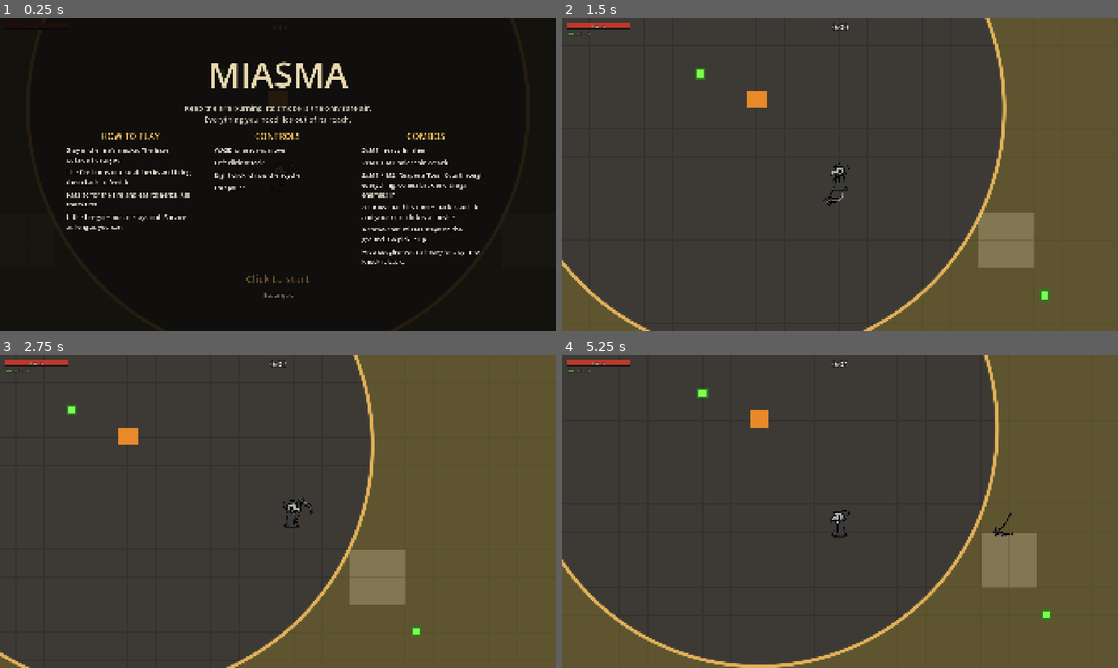
Above: before the commit, frames 1-4 (two rows, left to right).
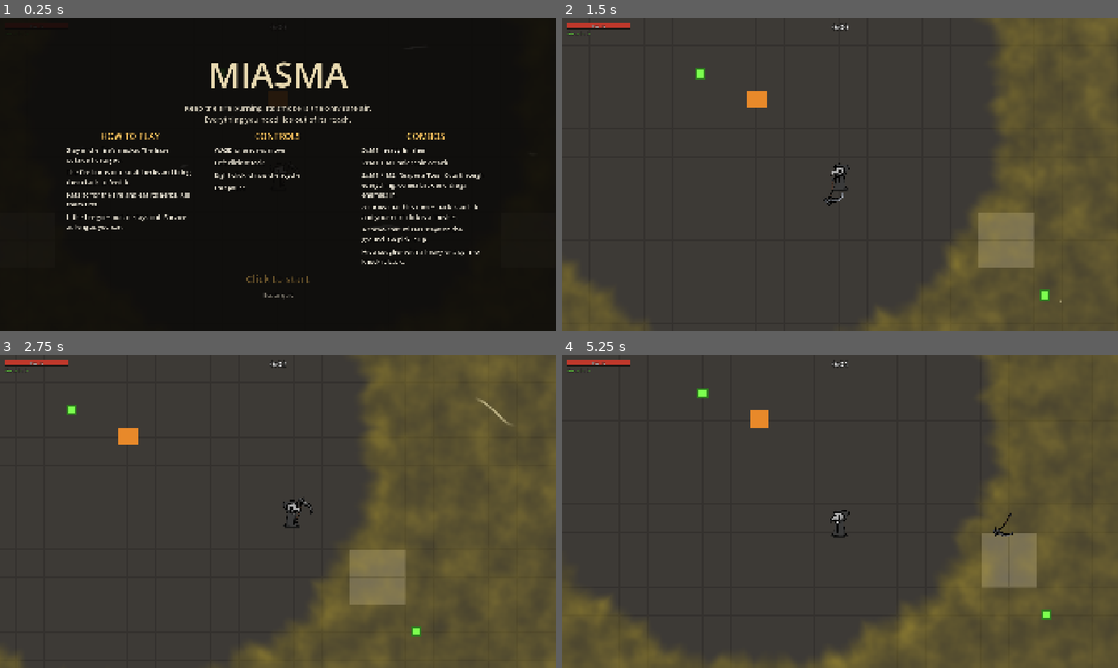
Above: after the commit, the same moments.

Repository: DeItaxd/Miasma
Game: Godot game, scene res://scenes/main.tscn
The game is run twice, just before and just after one commit, with the same random seed, the same clock (stepped at 60 frames per second) and the same inputs.
Inputs (mouse positions are in pixels of both pictures, inside the frame that each line leads up to):
- Up to frame 1 (0.25 s): no input
- Up to frame 2 (1.5 s): tap A (move_left) at 0.5 s; move the mouse to (962, 158) at 0.52 s; press the mouse at (962, 158) at 0.53 s; hold D (move_right) 0.53-1.25 s; release the mouse at (962, 158) at 1.25 s; drag from (728, 190) to (1056, 296) at 1.27 s
- Up to frame 3 (2.75 s): move the mouse to (333, 442) at 2.02 s; hold D (move_right) from 2.03 s (still down); tap Q at 2.1 s
- Up to frame 4 (5.25 s): release D (move_right) at 2.75 s; drag from (812, 574) to (634, 411) at 2.77 s; move the mouse to (1006, 558) at 3.52 s; hold A (move_left) 3.53-4.25 s; right-click (1006, 558) at 3.6 s; drag from (673, 464) to (756, 433) at 4.27 s; move the mouse to (867, 511) at 5.02 s; press the mouse at (867, 511) at 5.03 s; hold S (move_down) from 5.03 s (still down)

The runs differ from the first frame. In frame 2, 1.4% of the frame differs, in the area x 0-90%, y 0-100%; in frame 3, 1.2%; in frame 4, 2.2%, in the area x 0-79%, y 0-100%.

Commit message:
stuff

Diff:
--- a/scripts/brazier.gd
+++ b/scripts/brazier.gd
@@ -9,6 +9,10 @@
 @export var max_radius := 288.0
 @export var miasma_damage := 1
 @export var miasma_tick := 1.0
+
+@export_group("Haze Edge")
+@export var jag_amount := 16.0
+@export var jag_speed := 1.0
 
 @export_group("Fuel")
 @export var max_fuel := 100.0
@@ -22,6 +26,7 @@
 var is_out := false
 var zone_material: ShaderMaterial
 var tick_timer := 0.0
+var haze_time := 0.0
 var player: Node2D
 
 @onready var overlay: ColorRect = $MiasmaOverlay
@@ -33,12 +38,25 @@
 	zone_material = ShaderMaterial.new()
 	zone_material.shader = ZoneShader
 	zone_material.set_shader_parameter("center", global_position)
+	zone_material.set_shader_parameter("jag", jag_amount)
+	var noise := FastNoiseLite.new()
+	noise.noise_type = FastNoiseLite.TYPE_SIMPLEX_SMOOTH
+	noise.frequency = 0.02
+	noise.fractal_octaves = 3
+	var fog := NoiseTexture2D.new()
+	fog.width = 256
+	fog.height = 256
+	fog.seamless = true
+	fog.noise = noise
+	zone_material.set_shader_parameter("fog_noise", fog)
 	overlay.material = zone_material
 	player = get_tree().get_first_node_in_group("player")
 	update_radius()
 
 
 func _physics_process(delta: float) -> void:
+	haze_time += delta * jag_speed
+	zone_material.set_shader_parameter("time", haze_time)
 	if not is_out:
 		fuel = maxf(fuel - burn_rate * delta, 0.0)
 		update_radius()
@@ -57,7 +75,18 @@
 
 
 func is_inside(point: Vector2) -> bool:
-	return point.distance_to(global_position) <= radius
+	return point.distance_to(global_position) <= edge_radius(point)
+
+
+func edge_radius(point: Vector2) -> float:
+	var amount := minf(jag_amount, radius * 0.25)
+	var u := (point - global_position).angle() / TAU
+	var wave := 0.45 * tri(u * 11.0 + haze_time * 0.04) + 0.35 * tri(u * 31.0 - haze_time * 0.07) + 0.2 * tri(u * 67.0 + haze_time * 0.11)
+	return radius + amount * wave
+
+
+func tri(x: float) -> float:
+	return 1.0 - 4.0 * absf(fposmod(x, 1.0) - 0.5)
 
 
 func add_fuel(amount: float) -> void:
--- a/shaders/miasma_zone.gdshader
+++ b/shaders/miasma_zone.gdshader
@@ -2,10 +2,27 @@
 
 uniform vec2 center = vec2(0.0);
 uniform float radius = 288.0;
-uniform float edge = 4.0;
+uniform float time = 0.0;
+uniform float jag = 16.0;
+uniform float blend = 16.0;
+uniform float pixel_size = 1.0;
 uniform vec4 tint : source_color = vec4(0.55, 0.48, 0.16, 0.42);
-uniform vec4 ring_color : source_color = vec4(1.0, 0.78, 0.38, 0.85);
-uniform float ring_width = 3.0;
+uniform sampler2D fog_noise : repeat_enable, filter_linear;
+uniform float fog_size = 420.0;
+uniform float fog_strength = 0.8;
+uniform float edge_glow = 0.6;
+uniform float edge_falloff = 18.0;
+uniform float wind_angle = 0.3;
+uniform float wind_sway = 0.35;
+uniform float wind_speed = 40.0;
+uniform vec4 line_color : source_color = vec4(1.0, 1.0, 1.0, 0.55);
+uniform float line_speed = 140.0;
+uniform float line_width = 2.0;
+uniform float line_spacing = 70.0;
+uniform float line_cell = 600.0;
+uniform float line_density = 0.6;
+uniform float line_wiggle = 7.0;
+uniform float line_wavelength = 90.0;
 
 varying vec2 world_pos;
 
@@ -13,9 +30,74 @@
 	world_pos = (MODEL_MATRIX * vec4(VERTEX, 0.0, 1.0)).xy;
 }
 
+float tri(float x) {
+	return 1.0 - 4.0 * abs(fract(x) - 0.5);
+}
+
+float jag_wave(float angle) {
+	float u = angle / TAU;
+	return 0.45 * tri(u * 11.0 + time * 0.04) + 0.35 * tri(u * 31.0 - time * 0.07) + 0.2 * tri(u * 67.0 + time * 0.11);
+}
+
+float hash(vec2 p) {
+	return fract(sin(dot(p, vec2(127.1, 311.7))) * 43758.5453);
+}
+
+float wind_line(vec2 p, vec2 wind, vec2 side) {
+	float along = dot(p, wind) - time * line_speed;
+	float across = dot(p, side);
+	float lane = floor(across / line_spacing);
+	float cell = floor(along / line_cell);
+	vec2 id = vec2(lane, cell);
+	if (hash(id + 3.1) > line_density) {
+		return 0.0;
+	}
+	float len = 70.0 + 90.0 * hash(id + 1.7);
+	float start = cell * line_cell + (line_cell - 170.0) * hash(id);
+	float period = 3.0 + 4.0 * hash(id + 5.3);
+	float t = fract((time + hash(id + 7.9) * period) / period) / 0.35;
+	if (t > 1.0) {
+		return 0.0;
+	}
+	float head = start + len * smoothstep(0.0, 0.6, t);
+	float tail = start + len * smoothstep(0.4, 1.0, t);
+	if (along < tail || along > head) {
+		return 0.0;
+	}
+	float mid = (lane + 0.5) * line_spacing;
+	float snake = mid + line_wiggle * sin(along * TAU / line_wavelength + hash(id + 9.4) * TAU + time * 1.5);
+	float core = 1.0 - smoothstep(line_width * 0.5, line_width * 0.5 + 0.75, abs(across - snake));
+	float k = (along - tail) / max(head - tail, 0.001);
+	float taper = smoothstep(0.0, 0.25, k) * (1.0 - smoothstep(0.6, 1.0, k));
+	return core * taper;
+}
+
 void fragment() {
-	float d = distance(world_pos, center);
-	float outside = smoothstep(radius - edge, radius, d);
-	float ring = (1.0 - smoothstep(ring_width * 0.5, ring_width * 0.5 + 1.0, abs(d - radius))) * step(1.0, radius);
-	COLOR = mix(vec4(tint.rgb, tint.a * outside), ring_color, ring);
+	vec2 p = world_pos;
+	if (pixel_size > 0.0) {
+		p = (floor(p / pixel_size) + 0.5) * pixel_size;
+	}
+	float angle = wind_angle + wind_sway * sin(time * 0.07);
+	vec2 wind = vec2(cos(angle), sin(angle));
+	vec2 side = vec2(-wind.y, wind.x);
+	vec2 rel = p - center;
+	float d = length(rel);
+	float amount = min(jag, radius * 0.25);
+	float r = radius + amount * jag_wave(atan(rel.y, rel.x));
+	float lit = step(1.0, radius);
+	float outside = mix(1.0, smoothstep(r - blend, r + blend, d), lit);
+	vec4 haze = vec4(0.0);
+	if (outside > 0.0) {
+		float n = texture(fog_noise, (p - wind * time * wind_speed * 0.3) / fog_size).r;
+		float n2 = texture(fog_noise, (p - wind * time * wind_speed * 0.5) / (fog_size * 0.6) + vec2(0.5)).r;
+		float fog = (n + n2) * 0.5;
+		float wall = 1.0 + edge_glow * exp(-max(d - r, 0.0) / edge_falloff) * lit;
+		float alpha = tint.a * outside * mix(1.0, 0.4 + 1.2 * fog, fog_strength) * wall;
+		haze = vec4(mix(tint.rgb * 0.7, tint.rgb * 1.2, fog), clamp(alpha, 0.0, 0.9));
+	}
+	float line = wind_line(p, wind, side) * line_color.a;
+	vec3 line_rgb = mix(line_color.rgb, tint.rgb * 1.8, outside * 0.35);
+	float a = line + haze.a * (1.0 - line);
+	vec3 rgb = a > 0.0 ? (line_rgb * line + haze.rgb * haze.a * (1.0 - line)) / a : vec3(0.0);
+	COLOR = vec4(rgb, a);
 }
Binary file added: addons/godot_mcp/cache/screenshots/screenshot_26454.png
Not shown, added: addons/godot_mcp/cache/screenshots/screenshot_26454.png.import
Binary file added: addons/godot_mcp/cache/screenshots/screenshot_27906.png
Not shown, added: addons/godot_mcp/cache/screenshots/screenshot_27906.png.import
Binary file added: addons/godot_mcp/cache/screenshots/screenshot_29454.png
Not shown, added: addons/godot_mcp/cache/screenshots/screenshot_29454.png.import
Binary file added: addons/godot_mcp/cache/screenshots/screenshot_4168.png
Not shown, added: addons/godot_mcp/cache/screenshots/screenshot_4168.png.import
Binary file added: addons/godot_mcp/cache/screenshots/screenshot_4525.png
Not shown, added: addons/godot_mcp/cache/screenshots/screenshot_4525.png.import
Binary file added: addons/godot_mcp/cache/screenshots/screenshot_4720.png
Not shown, added: addons/godot_mcp/cache/screenshots/screenshot_4720.png.import
(and 92 more such lines)
